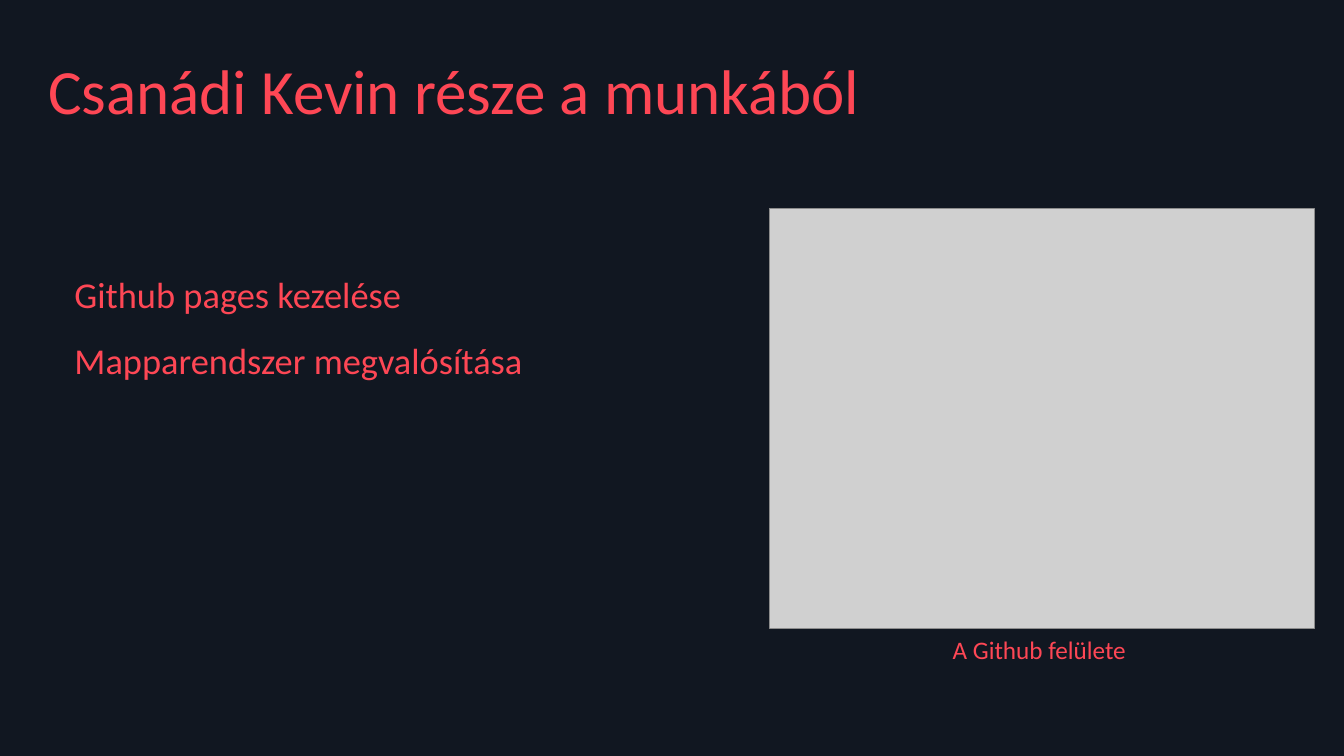
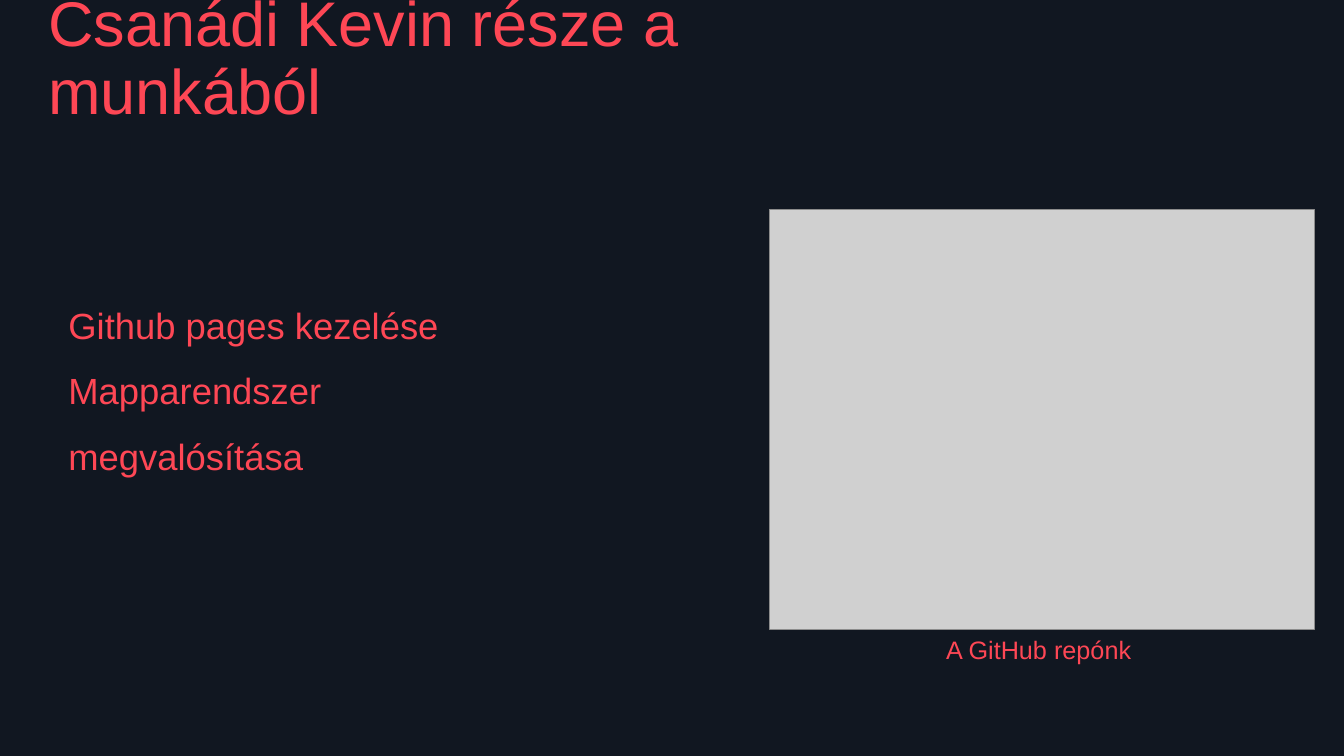
Before and after one commit to Kewkew00/Holy_project, a slide deck: slide 6 of VALORANT útmutató.pptx (slide 4 before the commit). Drawn at 1344x756 pixels with LibreOffice and Linux fonts; fonts in the diff are those of the drawing; grey boxes stand for pictures. Boxes give left, top, right and bottom in pixels: in the first picture for what was removed or moved away, otherwise in the second. Text is boxed around its words. In the diff, an @@ line names an element or a change of style, - is before the commit and + after.

Commit message:
PPT folytatása, a részem hozzáadása

```diff
--- a/VALORANT útmutató.pptx
+++ b/VALORANT útmutató.pptx
@@ text "Csanádi Kevin része a munkából" at [48,0,678,115]: font Calibri to Arial @@
@@ text "Github pages kezelése" at [68,312,439,477]: font Calibri to Arial @@
@@ text "Github pages kezelése": place and size @@
-text "Github pages kezelése" at [74,282,523,381]
+text "Github pages kezelése" at [68,312,439,477]
@@ text at [946,640,1131,665]: text changed; font Calibri to Arial @@
-A Github felülete
+A GitHub repónk
```
Also in this commit, not shown: 3 other slides changed, 2 slides added.
